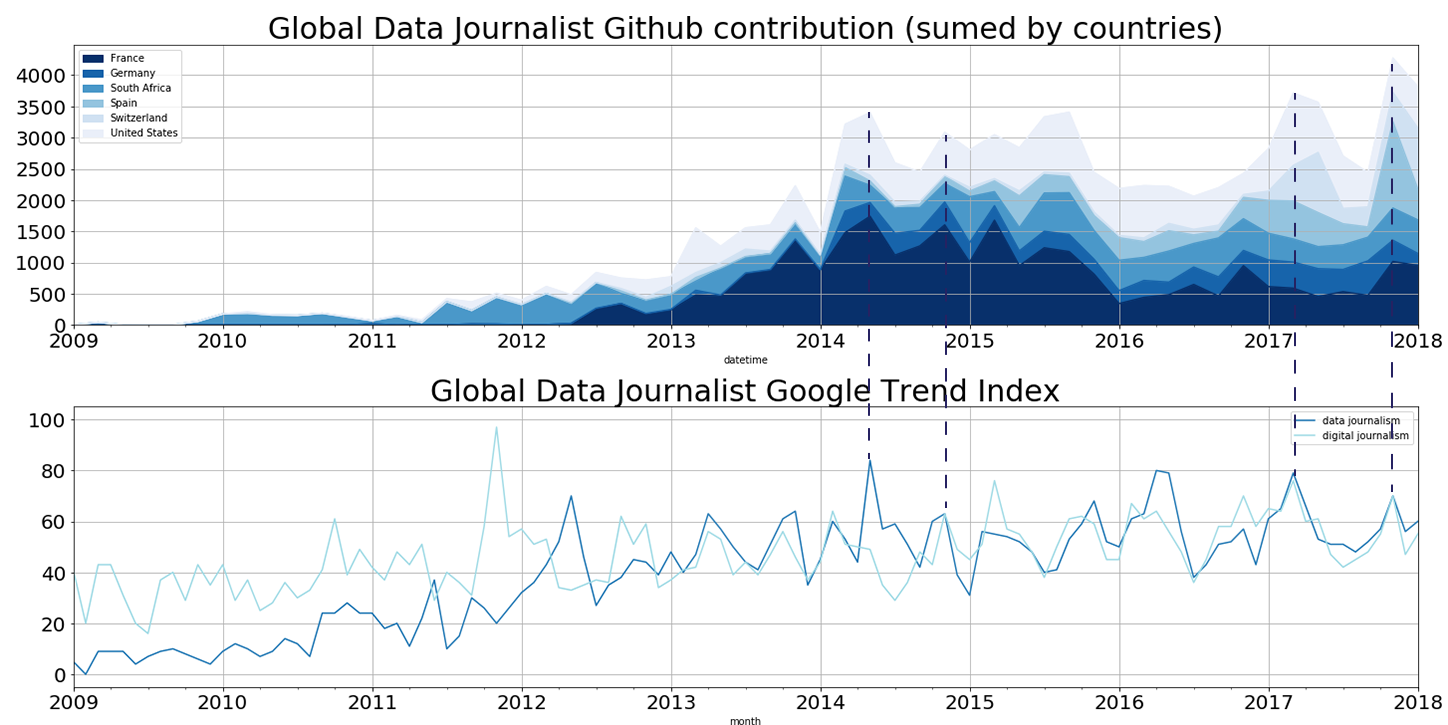
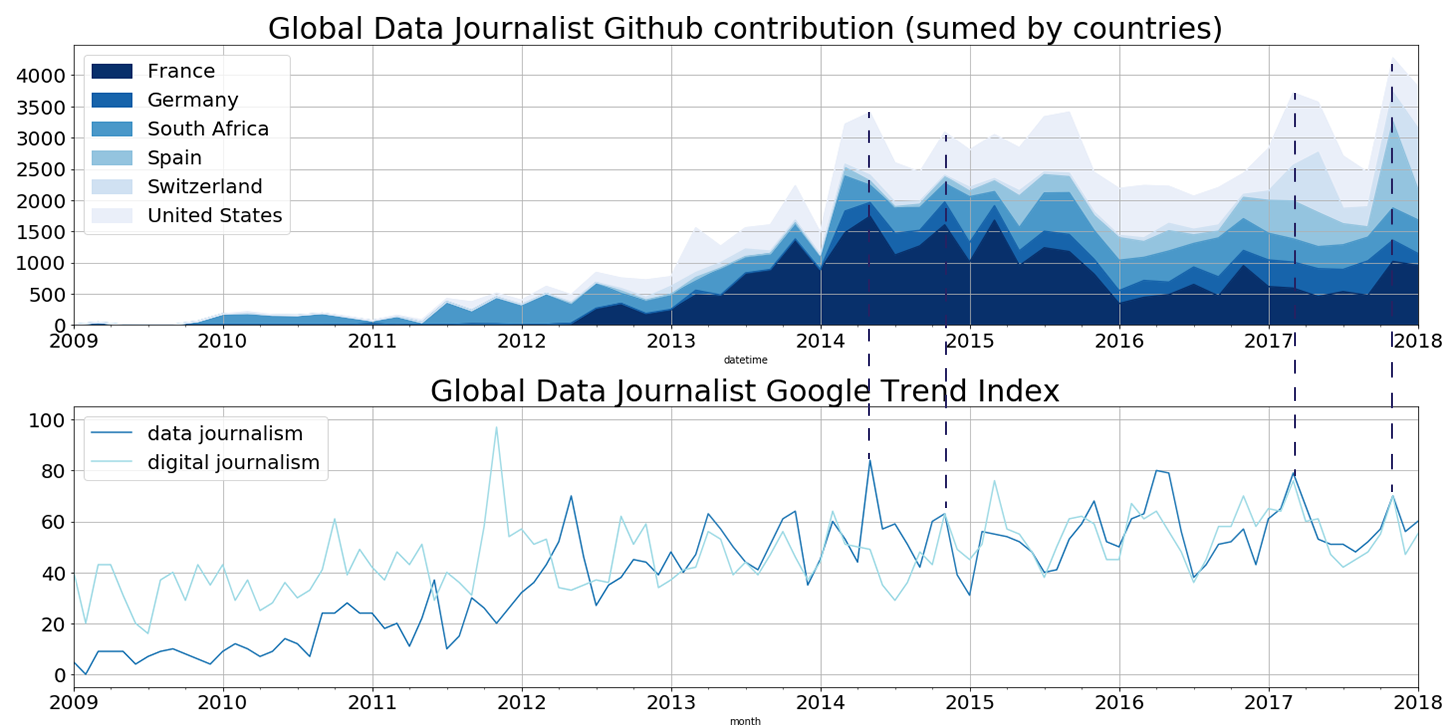
Before/after of a 1448px x 725px layered artwork. What changed in the layer stack:
painted on "1-programing&trends" over [78, 49, 1415, 482]
